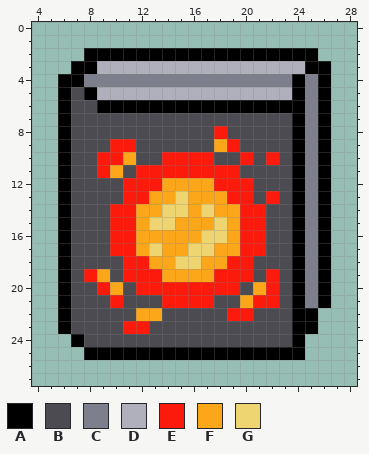
Pixel-art file: _Data/Gameplay/Book.aseprite. Above: the version before the commit.
32x32 pixels, 1 frame. Shown: x 4..28, y 0..27.
Visible layers, top first: "TEST", "Book".
Palette (. is transparent): A #000000  B #4b4b51  C #7e7f8d  D #afb0bb  E #fc1a0c  F #fca71a  G #efd571
Pixels before, first column x 6:
 2 ..AAAAAAAAAAAAAAAAAA.
 3 .AADDDDDDDDDDDDDDDDAA
 4 AACCCCCCCCCCCCCCCCACA
 5 ABADDDDDDDDDDDDDDDACA
 6 ABBAAAAAAAAAAAAAAAACA
 7 ABBBBBBBBBBBBBBBBBACA
 8 ABBBBBBBBBBBEBBBBBACA
 9 ABBBEEBBBBBBFEBBBBACA
10 ABBEEFBBEEEEBBEBEBACA
11 ABBEFBEEEEEEEEBBBBACA
12 ABBBBEEEFFFFEEEBBBACA
13 ABBBBEEFFGFFFEEBEBACA
14 ABBBEEFFGGFGFFEEBBACA
15 ABBBEEFGGFFFGFEEBBACA
16 ABBBEEFFFFFGGFEEBBACA
17 ABBBEEFGFFGGFFEEBBACA
18 ABBBBEEFFGGFFEEBBBACA
19 ABEFBEEEFFFFEEEBEBACA
20 ABBEFBEEEEEEEEBFEBACA
21 ABBBEBBBEEEEBBFEEBACA
22 ABBBBBFFBBBBBEEBBBAA.
23 ABBBBEEBBBBBBBBBBBAA.
24 .ABBBBBBBBBBBBBBBBA..
25 ..AAAAAAAAAAAAAAAAA..
After:
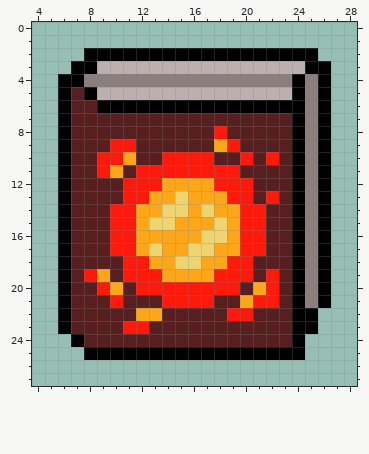
Difference:
layer "BookRed" now shown
Colour B changes from #4b4b51 to #571f1f.
Colour C changes from #7e7f8d to #8d7e7e.
Colour D changes from #afb0bb to #bbb0af.
Changed places in both pictures, as pixel boxes (x1, y1, x2, y2):
changed: (71, 61, 318, 347)
